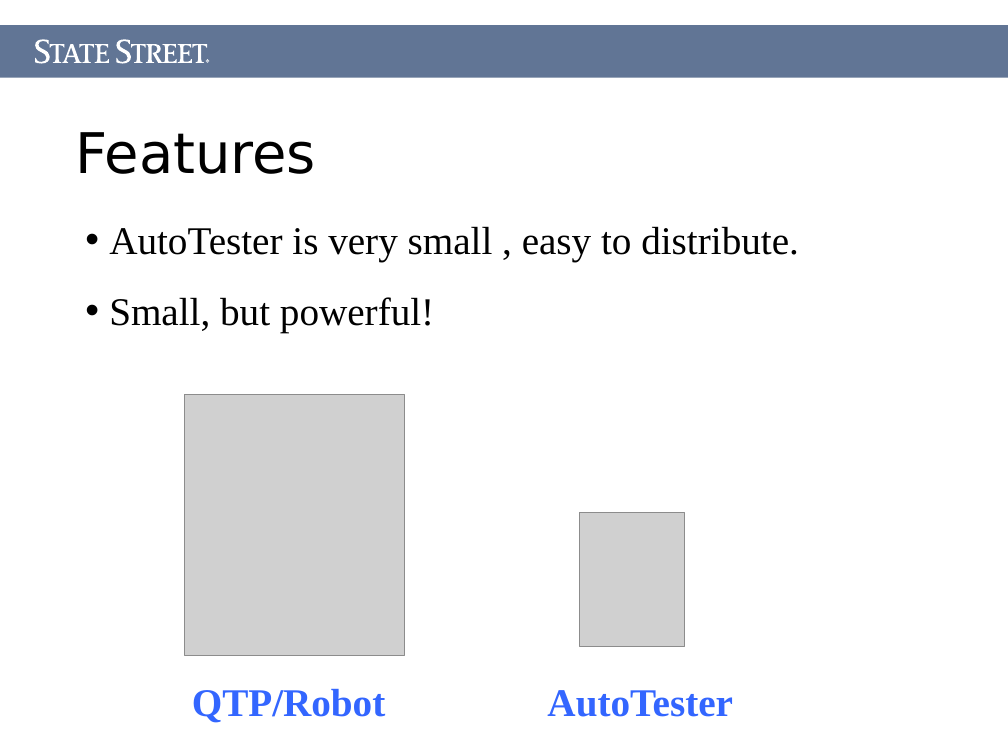
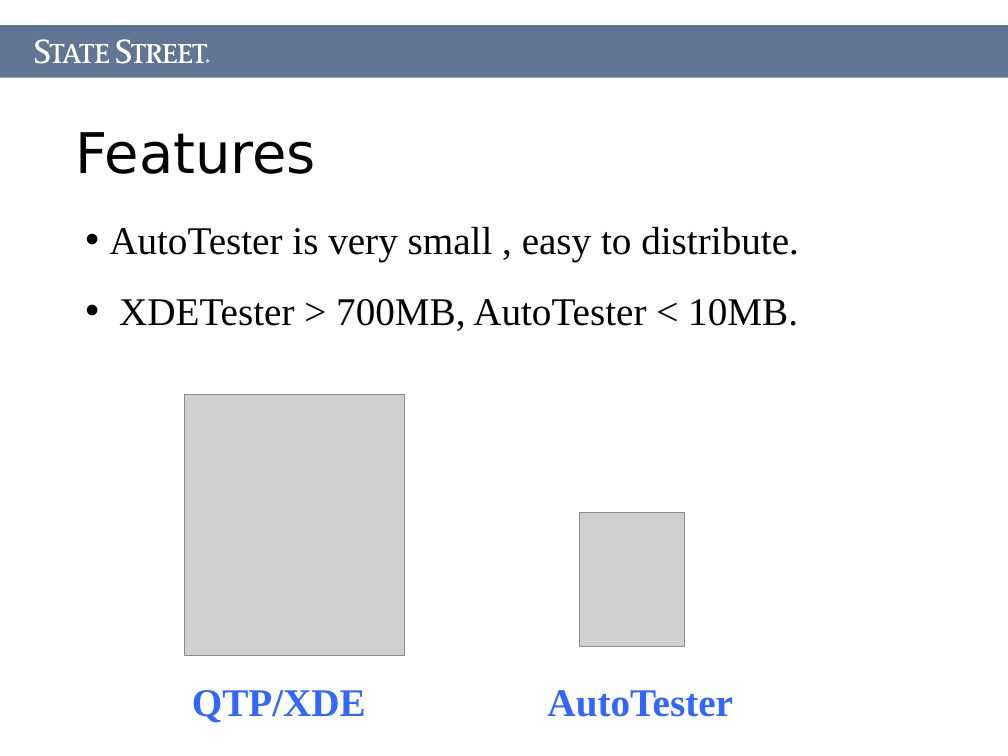
Before and after one commit to Letractively/autotester, a slide deck: slide 9 of Document/AutoTester.ppt (slide 5 before the commit). Drawn at 1008x756 pixels with LibreOffice and Linux fonts; fonts in the diff are those of the drawing; grey boxes stand for pictures. Boxes give left, top, right and bottom in pixels: in the first picture for what was removed or moved away, otherwise in the second. Text is boxed around its words. In the diff, an @@ line names an element or a change of style, - is before the commit and + after.

```diff
--- a/Document/AutoTester.ppt
+++ b/Document/AutoTester.ppt
@@ text at (119, 299, 798, 331): text changed @@
-• Small, but powerful!
+• XDETester > 700MB, AutoTester < 10MB.
@@ text at (192, 690, 366, 723): text changed @@
-QTP/Robot
+QTP/XDE
```
Also in this commit, not shown: 2 other slides changed, 3 slides added, 1 slide removed, 4 other files.
